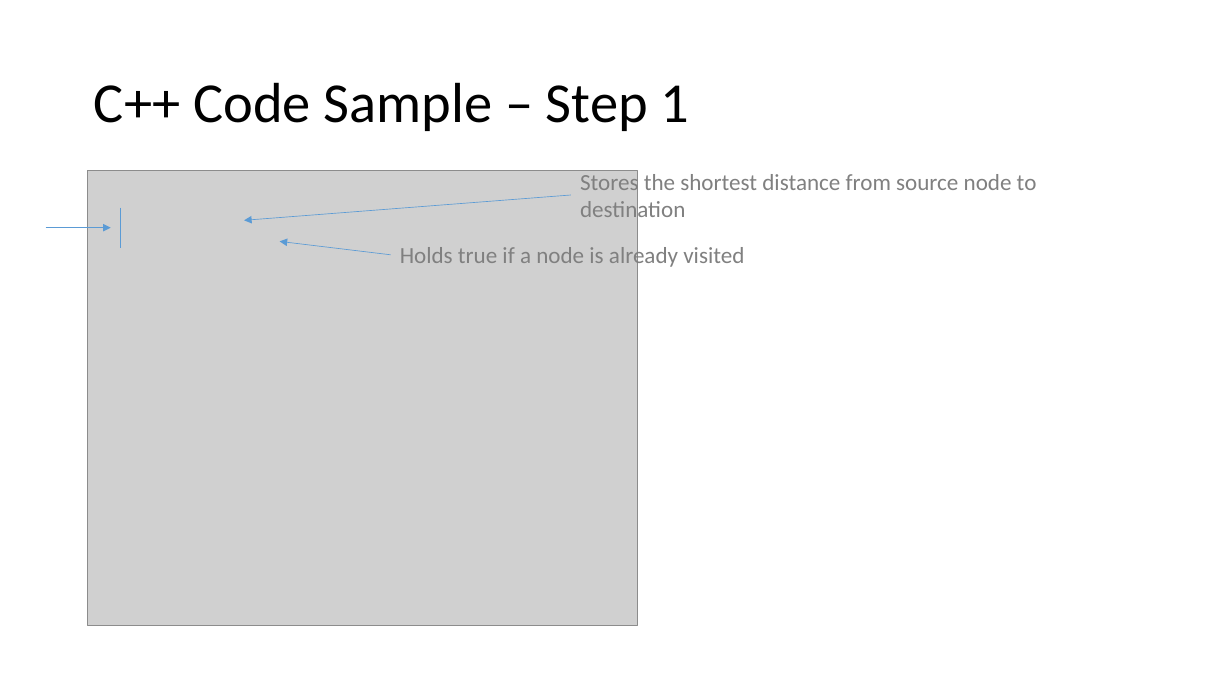
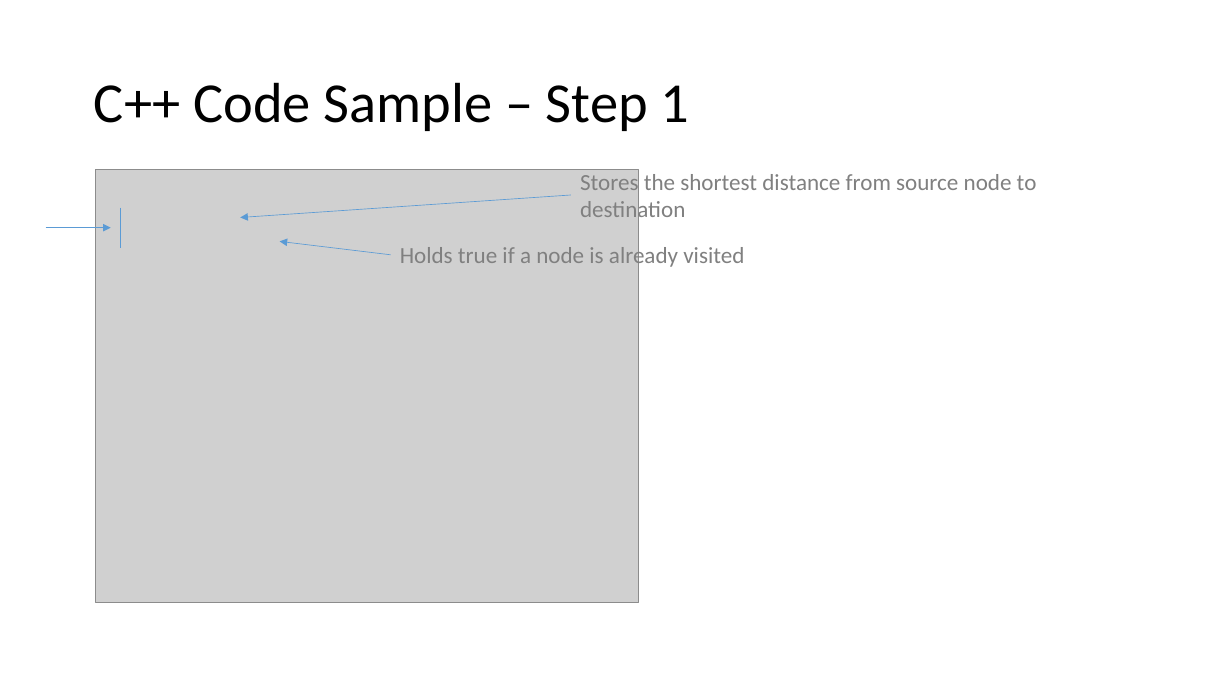
Before and after one commit to belavina/Assignment3_DSA, a slide deck: slide 12 of Assignment3_DSA.pptx (slide 7 before the commit). Drawn at 1232x693 pixels with LibreOffice and Linux fonts; fonts in the diff are those of the drawing; grey boxes stand for pictures. Boxes give left, top, right and bottom in pixels: in the first picture for what was removed or moved away, otherwise in the second. Text is boxed around its words. In the diff, an @@ line names an element or a change of style, - is before the commit and + after.

```diff
--- a/Assignment3_DSA.pptx
+++ b/Assignment3_DSA.pptx
@@ picture: place and size @@
-picture at box(87, 171, 637, 626)
+picture at box(95, 170, 639, 603)
@@ arrow moved from (571, 195) - (244, 220) to (571, 195) - (240, 217) @@
```
Also in this commit, not shown: 8 other slides changed, 12 slides added.
